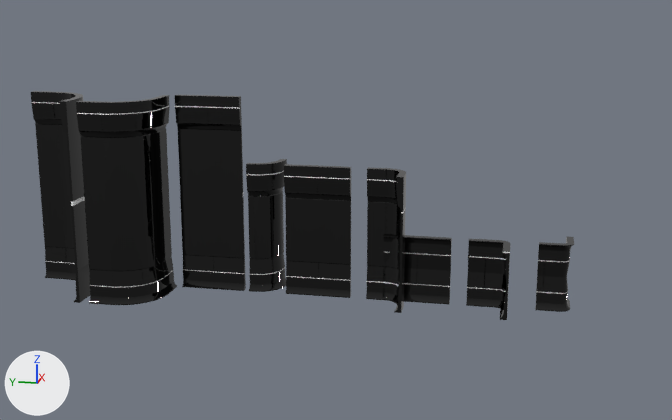
What one commit did to the FBX model Assets/Game/Models/Environment/Walls/Lab/SM_WallSet_Lab.fbx.
The view is the same before and after, from a 50 mm camera at (-26.34, -2.35, 9.3) aimed at (-0.43, 2.84, 2.83). The lights are fixed; the arrows at lower left show +X, +Y and +Z. Where no turn or scale is listed for an object, it has been applied to the vertices.

In view in the first picture: 'wall_Lab_Basic_Base', 'wall_Lab_Basic_Upper', 'wall_Lab_CornerO_Upper', 'wall_Lab_Corner_Base', 'wall_Lab_Corner_Upper', 'wall_Lab_Tall_CornerO_Base', 'wall_Lab_Tall_CornerO_Upper', 'wall_Lab_Tall_Corner_Upper', 'wall_Lab_Tall_Upper', 'wall_Lab_mid_CornerO_Upper', 'wall_Lab_mid_Corner_Upper', 'wall_Lab_mid_Upper'.
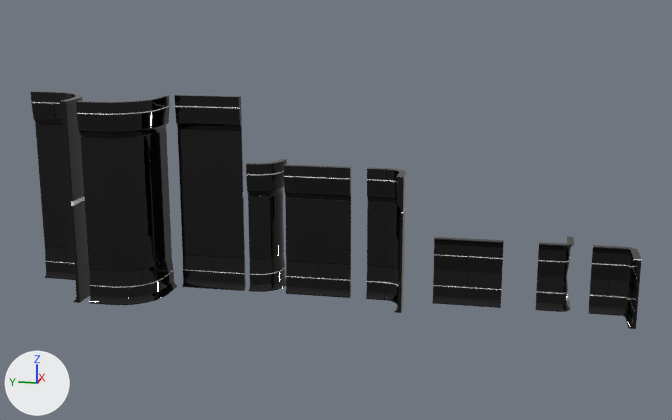
Changed parts and their boxes [x1, y1, x2, y2] in the pictures (672 x 420 px):
'wall_Lab_Basic_Upper', moved
    before: [383, 235, 452, 286]
    after: [433, 237, 504, 290]
'wall_Lab_Corner_Upper', moved
    before: [467, 239, 510, 303]
    after: [589, 245, 641, 311]
'wall_Lab_Basic_Base', moved
    before: [382, 282, 450, 304]
    after: [432, 285, 501, 308]
'wall_Lab_Corner_Base', moved
    before: [466, 287, 508, 320]
    after: [588, 295, 637, 329]

Diff of the bpy script that builds the scene:
```diff
--- a/Assets/Game/Models/Environment/Walls/Lab/SM_WallSet_Lab.fbx.py
+++ b/Assets/Game/Models/Environment/Walls/Lab/SM_WallSet_Lab.fbx.py
@@ ob_wall_lab_corner_upper @@
 ob_wall_lab_corner_upper = bpy.data.objects.new('wall_Lab_Corner_Upper', me_mesh_003)
-ob_wall_lab_corner_upper.location = (0.0, -1.0, 0.0)
+ob_wall_lab_corner_upper.location = (0.0, -4.5, 0.0)
@@ ob_wall_lab_corner_base @@
 ob_wall_lab_corner_base = bpy.data.objects.new('wall_Lab_Corner_Base', me_mesh_002)
-ob_wall_lab_corner_base.location = (0.0, -1.0, 0.0)
+ob_wall_lab_corner_base.location = (0.0, -4.5, 0.0)
@@ ob_wall_lab_basic_upper @@
 ob_wall_lab_basic_upper = bpy.data.objects.new('wall_Lab_Basic_Upper', me_mesh_005)
-ob_wall_lab_basic_upper.location = (0.0, 1.5, 0.0)
+ob_wall_lab_basic_upper.location = (0.0, 0.0, 0.0)
@@ ob_wall_lab_basic_base @@
 ob_wall_lab_basic_base = bpy.data.objects.new('wall_Lab_Basic_Base', me_mesh_004)
-ob_wall_lab_basic_base.location = (0.0, 1.5, 0.0)
+ob_wall_lab_basic_base.location = (0.0, 0.0, 0.0)
```
